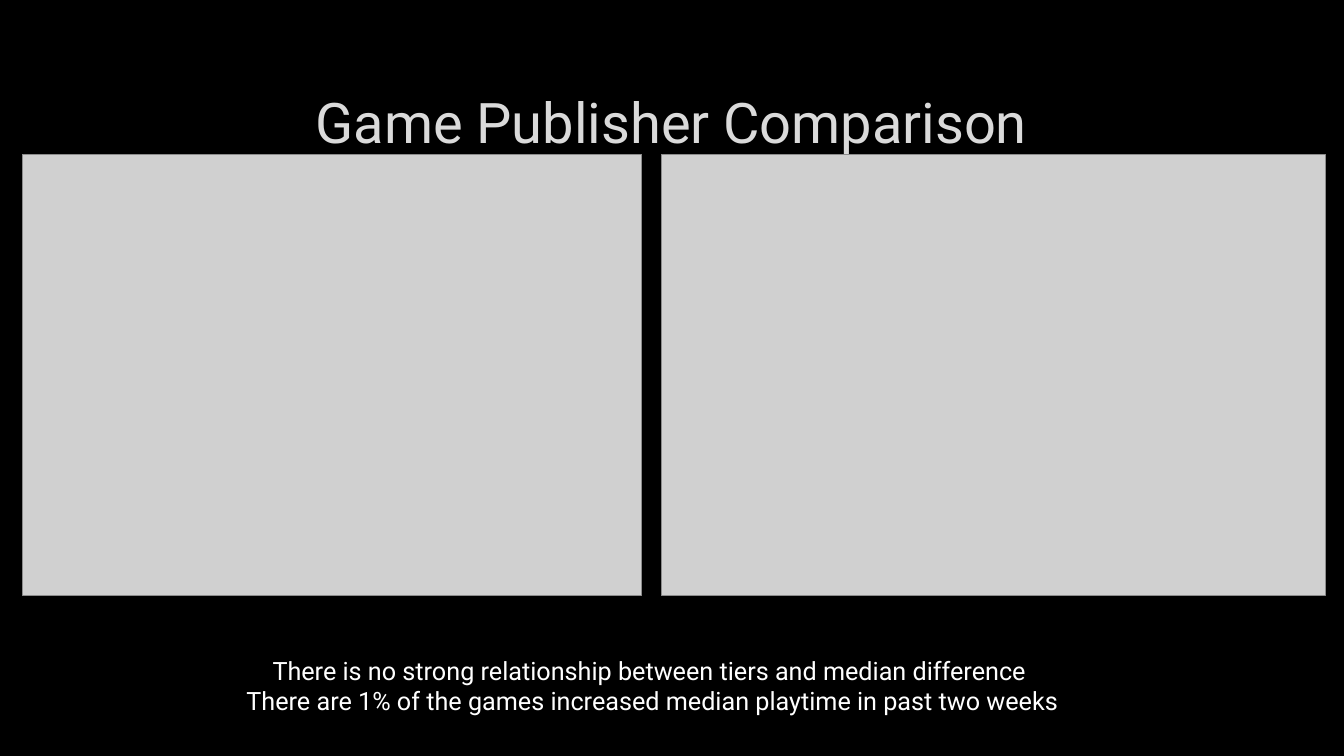
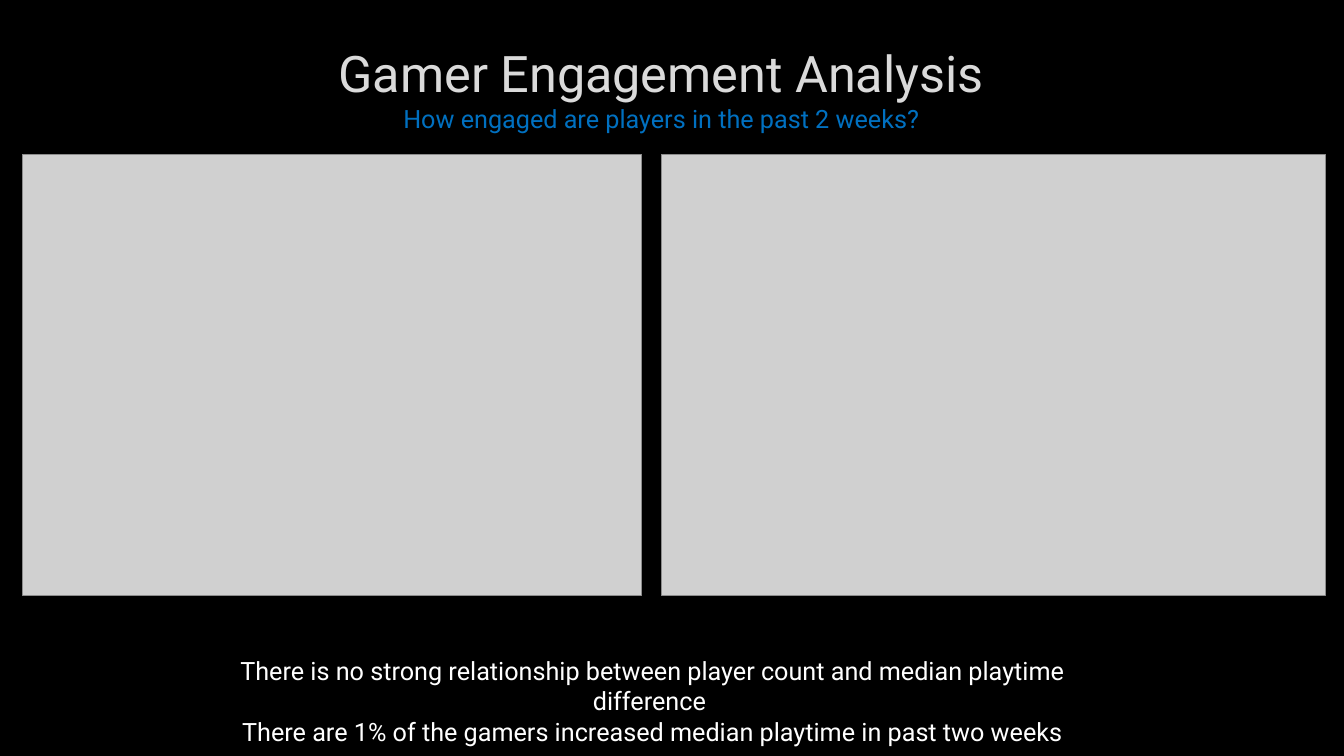
Before and after one commit to HBodden/project1, a slide deck: slide 11 of Gamerlytics.pptx. Drawn at 1344x756 pixels with LibreOffice and Linux fonts; fonts in the diff are those of the drawing; grey boxes stand for pictures; background and template pictures are left out. Boxes give left, top, right and bottom in pixels: in the first picture for what was removed or moved away, otherwise in the second. Text is boxed around its words. In the diff, an @@ line names an element or a change of style, - is before the commit and + after.

Commit message:
final slide deck

```diff
--- a/Gamerlytics.pptx
+++ b/Gamerlytics.pptx
@@ title at <box>338,54,983,134</box>: text changed; size 40 to 18 pt; text colour #DADADA to #0070C0 @@
-Game Publisher Comparison
+Gamer Engagement Analysis
+How engaged are players in the past 2 weeks?
@@ text at <box>240,661,1063,747</box>: text changed @@
-There is no strong relationship between tiers and median difference
-There are 1% of the games increased median playtime in past two weeks
+There is no strong relationship between player count and median playtime difference
+There are 1% of the gamers increased median playtime in past two weeks
```
Also in this commit, not shown: 1 other slide changed, 1 other file.
